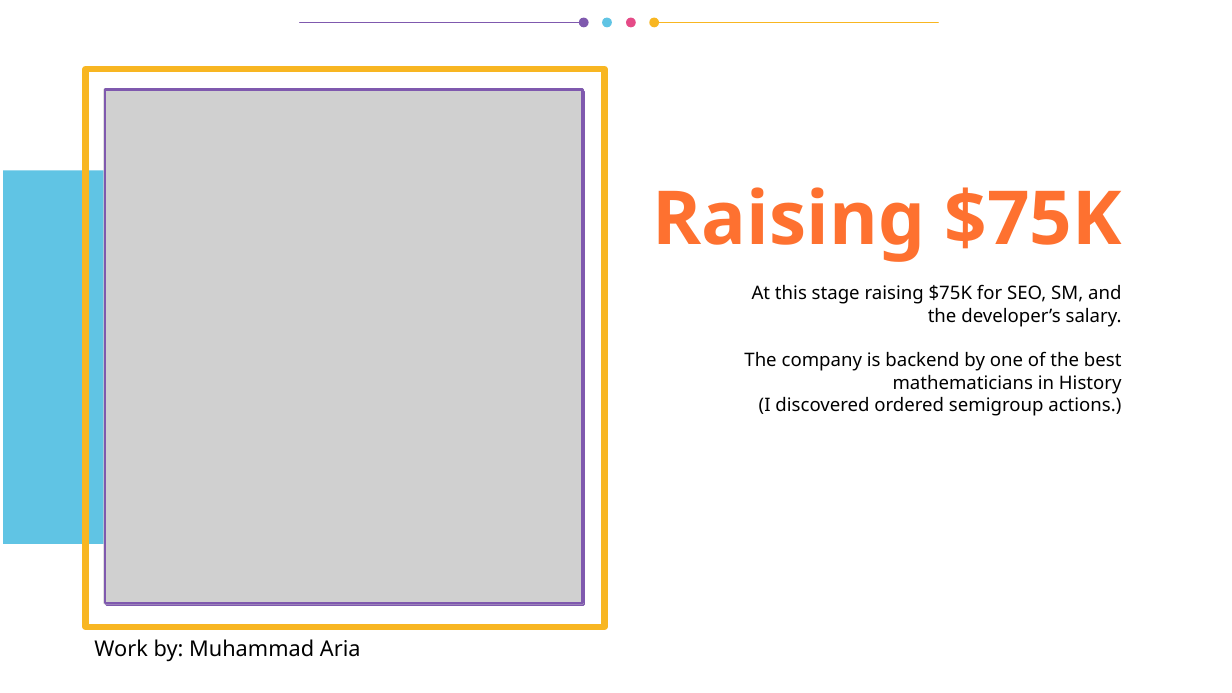
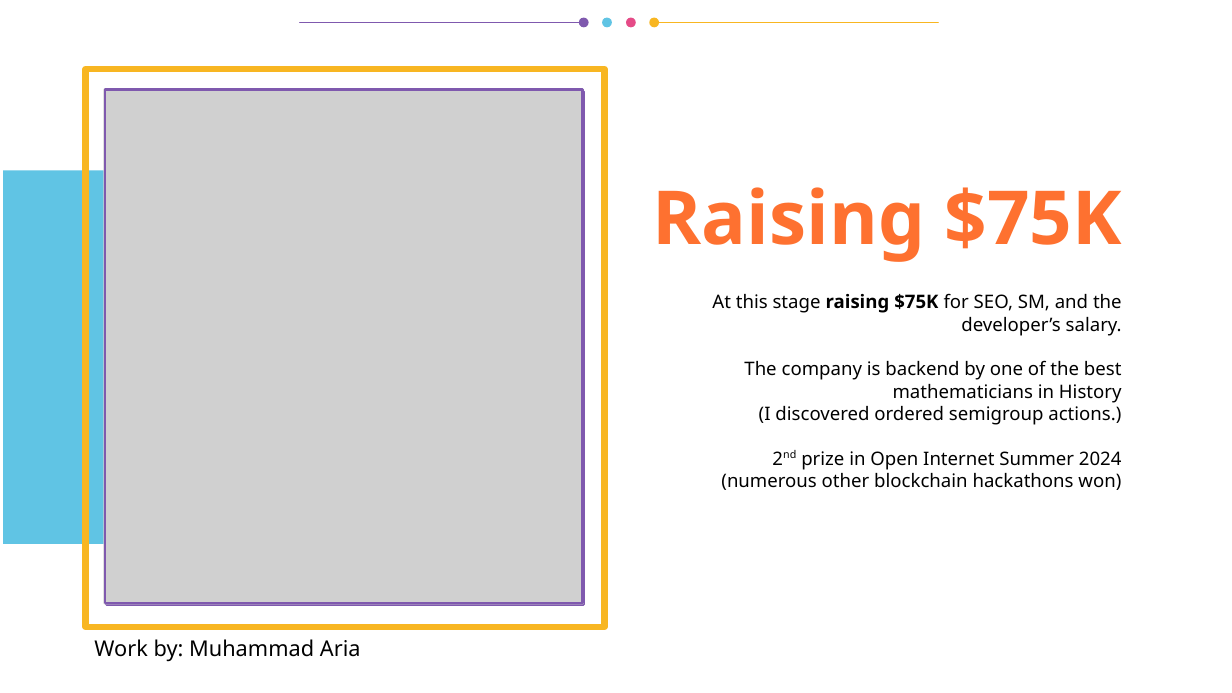
Before and after one commit to vporton/icp-package-manager, a slide deck: slide 15 of docs/presentation.odp (slide 14 before the commit). Drawn at 1232x693 pixels with LibreOffice and Linux fonts; fonts in the diff are those of the drawing; grey boxes stand for pictures. Boxes give left, top, right and bottom in pixels: in the first picture for what was removed or moved away, otherwise in the second. Text is boxed around its words. In the diff, an @@ line names an element or a change of style, - is before the commit and + after.

```diff
--- a/docs/presentation.odp
+++ b/docs/presentation.odp
@@ title at box(712, 293, 1122, 490): text changed @@
-At this stage raising $75K for SEO, SM, and the developer’s salary.
-The company is backend by one of the best mathematicians in History
-(I discovered ordered semigroup actions.)
+At this stage raising $75K for SEO, SM, and the developer’s salary.
+The company is backend by one of the best mathematicians in History
+(I discovered ordered semigroup actions.)
+2nd prize in Open Internet Summer 2024
+(numerous other blockchain hackathons won)
```
Also in this commit, not shown: 1 slide added.
